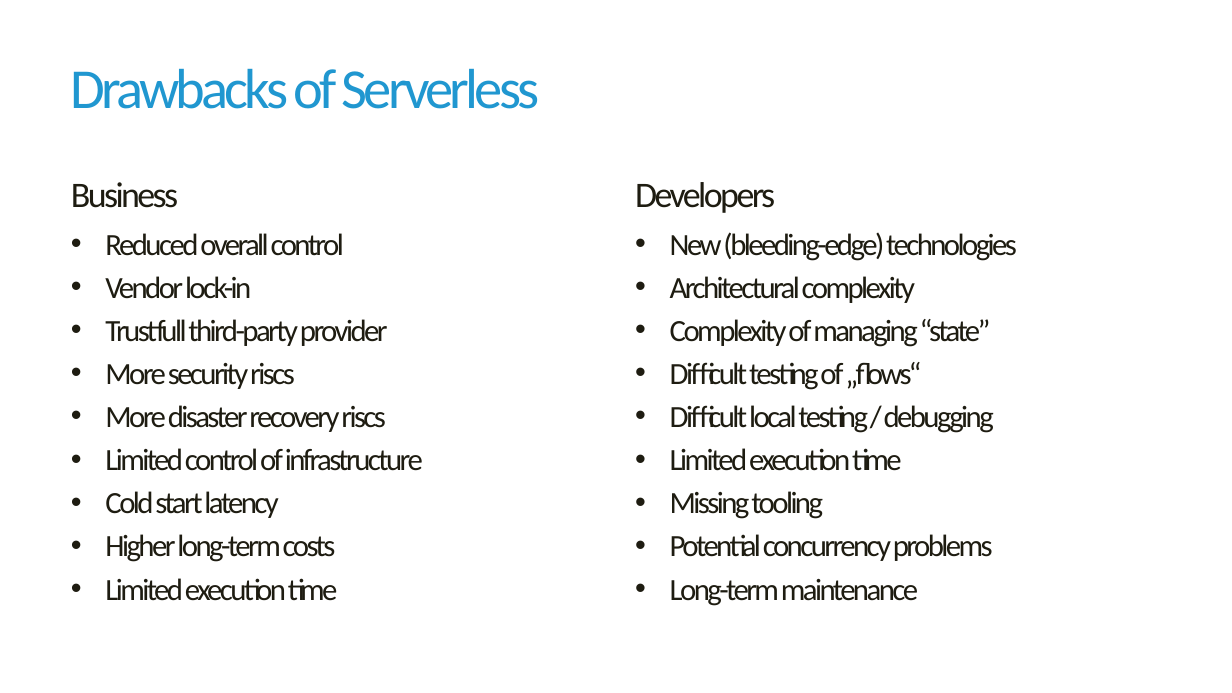
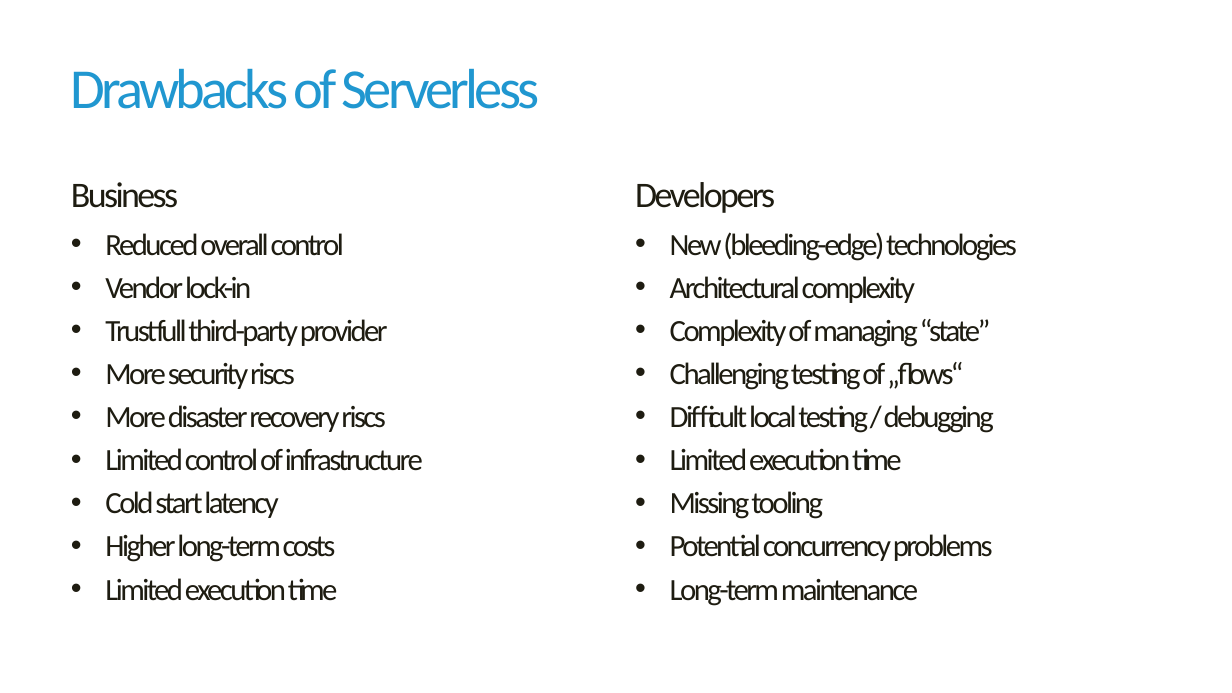
Before and after one commit to havit/CloudApplicationsDevelopment, a slide deck: slide 5 of Lab7-Serverless/Serverless-computing.pptx. Drawn at 1232x693 pixels with LibreOffice and Linux fonts; fonts in the diff are those of the drawing; background and template pictures are left out. Boxes give left, top, right and bottom in pixels: in the first picture for what was removed or moved away, otherwise in the second. Text is boxed around its words. In the diff, an @@ line names an element or a change of style, - is before the commit and + after.

```diff
--- a/Lab7-Serverless/Serverless-computing.pptx
+++ b/Lab7-Serverless/Serverless-computing.pptx
@@ text at [670,362,963,390]: text changed @@
-• Difficult testing of „flows“
+• Challenging testing of „flows“
```
Also in this commit, not shown: 5 other slides changed, 1 other file.
